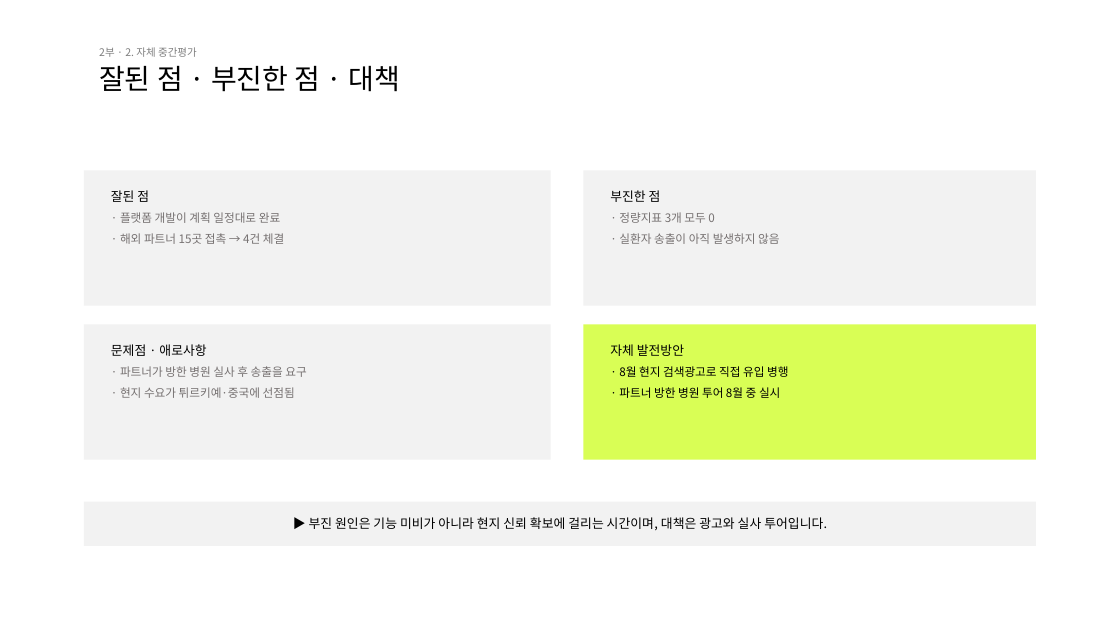
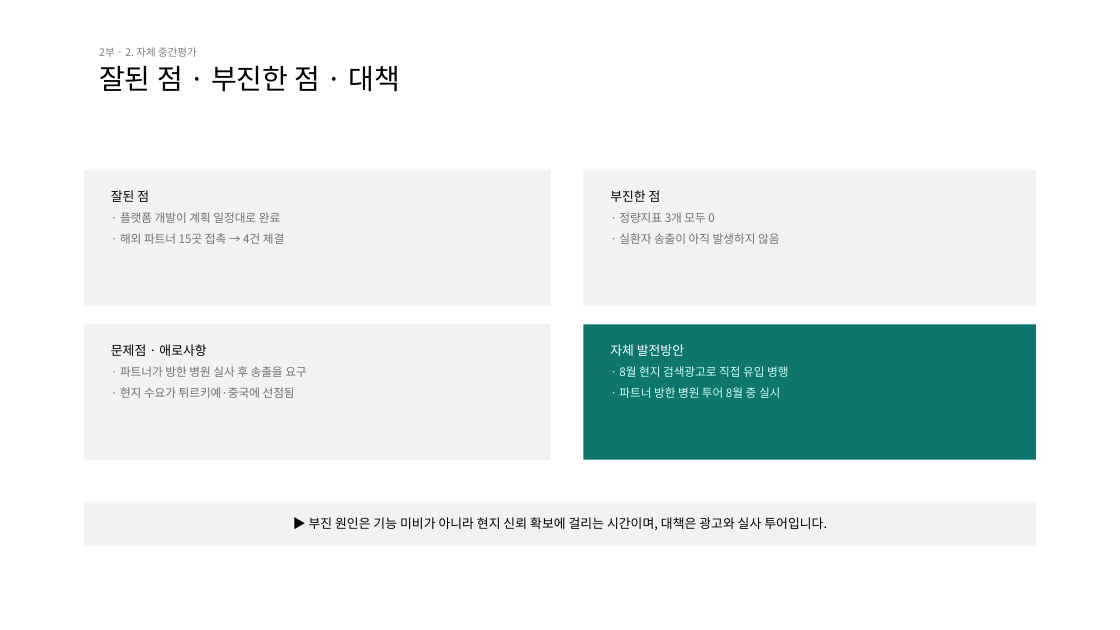
Before and after one commit to bonroi2296-tech/HEALO_KHIDI, a slide deck: slide 16 of docs/presentations/KHIDI_중간보고_20260827.pptx. Drawn at 1120x630 pixels with LibreOffice and Linux fonts; fonts in the diff are those of the drawing. Boxes give left, top, right and bottom in pixels: in the first picture for what was removed or moved away, otherwise in the second. Text is boxed around its words. In the diff, an @@ line names an element or a change of style, - is before the commit and + after.

```diff
--- a/docs/presentations/KHIDI_중간보고_20260827.pptx
+++ b/docs/presentations/KHIDI_중간보고_20260827.pptx
@@ rectangle at [583, 324, 1036, 460]: fill #D9FE55 to #0F766E @@
@@ text "자체 발전방안" at [610, 344, 788, 398]: text colour #000000 to #FFFFFF in "자체 발전방안"; text colour #000000 to #CCFBF1 in "· 8월 현지 검색광고로 직접 유입 병행", "· 파트너 방한 병원 투어 8월 중 ..." @@
```
Also in this commit, not shown: 7 other slides changed, 2 other files.
